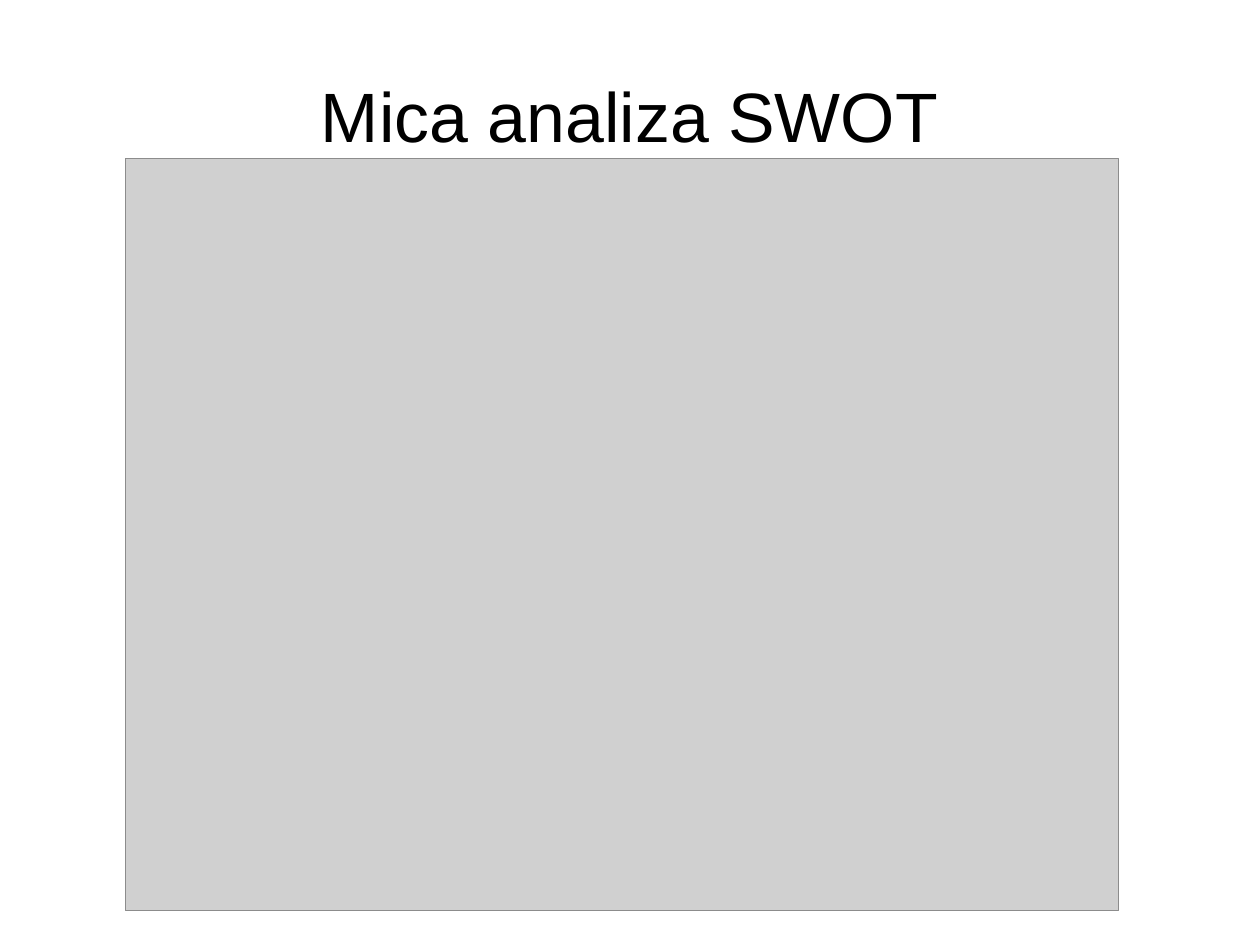
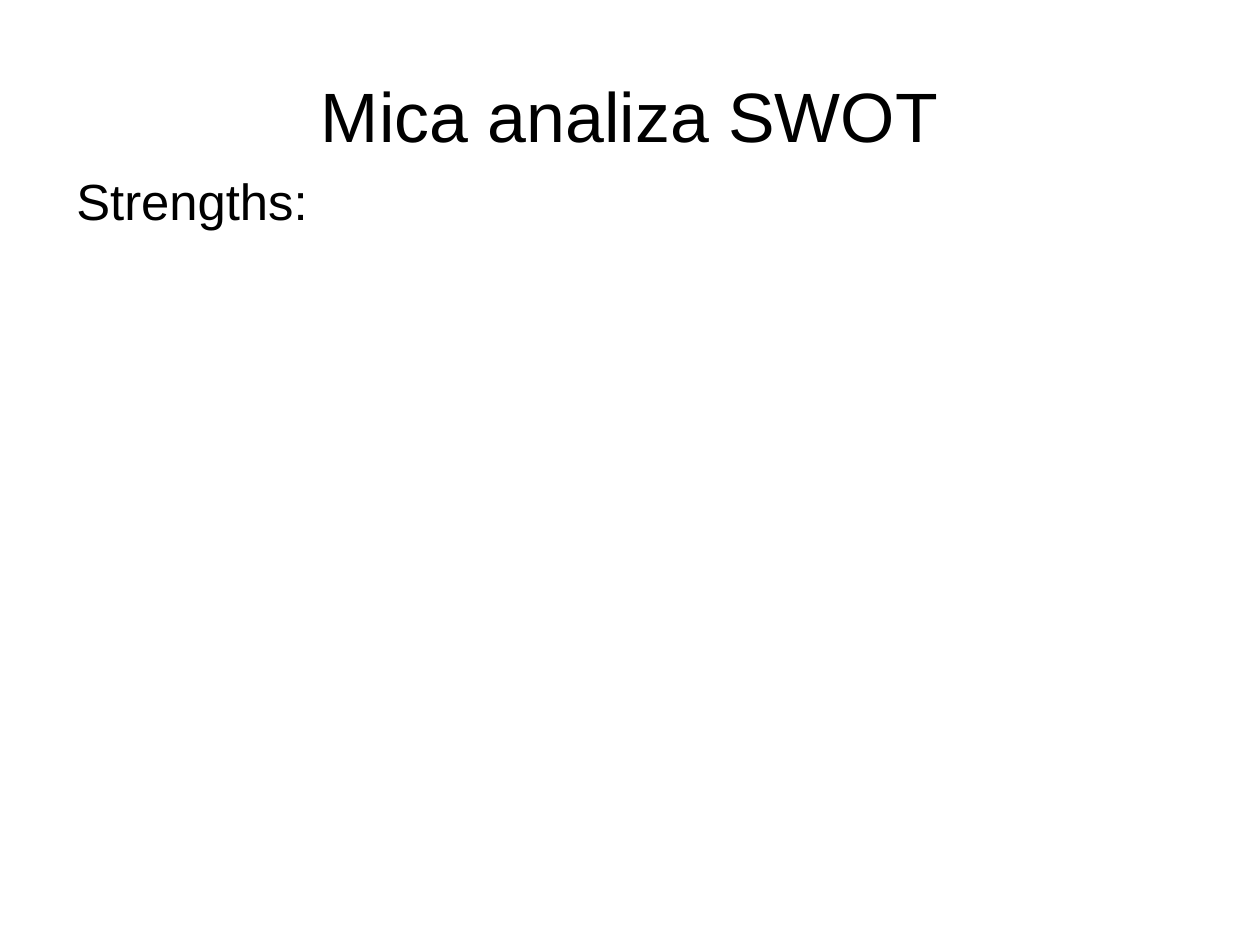
Before and after one commit to astef001/oc2016, a slide deck: slide 6 of TemplateTema-W1-2.ppt. Drawn at 1260x945 pixels with LibreOffice and Linux fonts; fonts in the diff are those of the drawing; grey boxes stand for pictures. Boxes give left, top, right and bottom in pixels: in the first picture for what was removed or moved away, otherwise in the second. Text is boxed around its words. In the diff, an @@ line names an element or a change of style, - is before the commit and + after.

```diff
--- a/TemplateTema-W1-2.ppt
+++ b/TemplateTema-W1-2.ppt
@@ picture removed at [126, 158, 1119, 910] @@
@@ text added at [76, 183, 307, 230], 32 pt, text #000000 @@
+Strengths:
```
Also in this commit, not shown: 3 other slides changed, 1 slide added, 1 slide removed.
